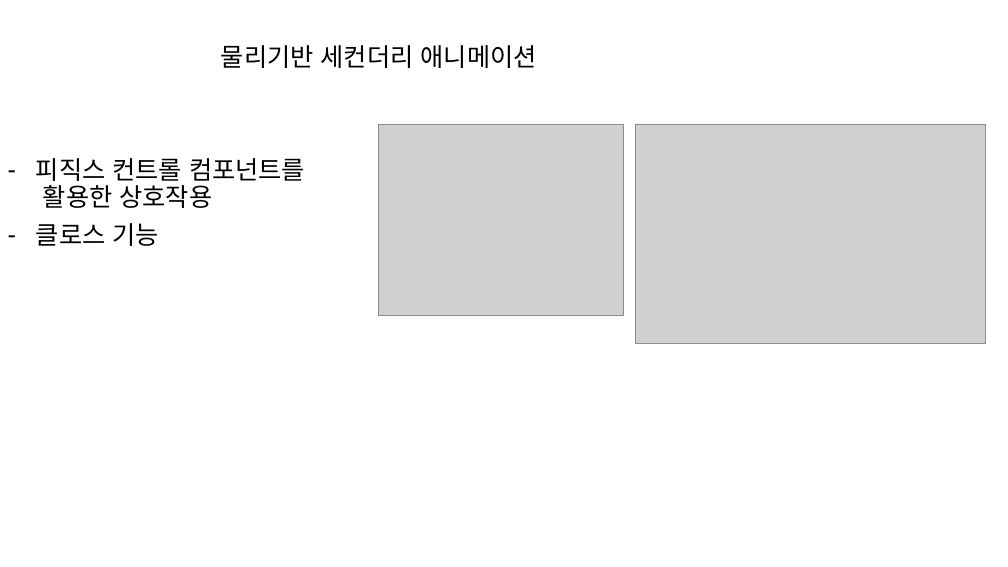
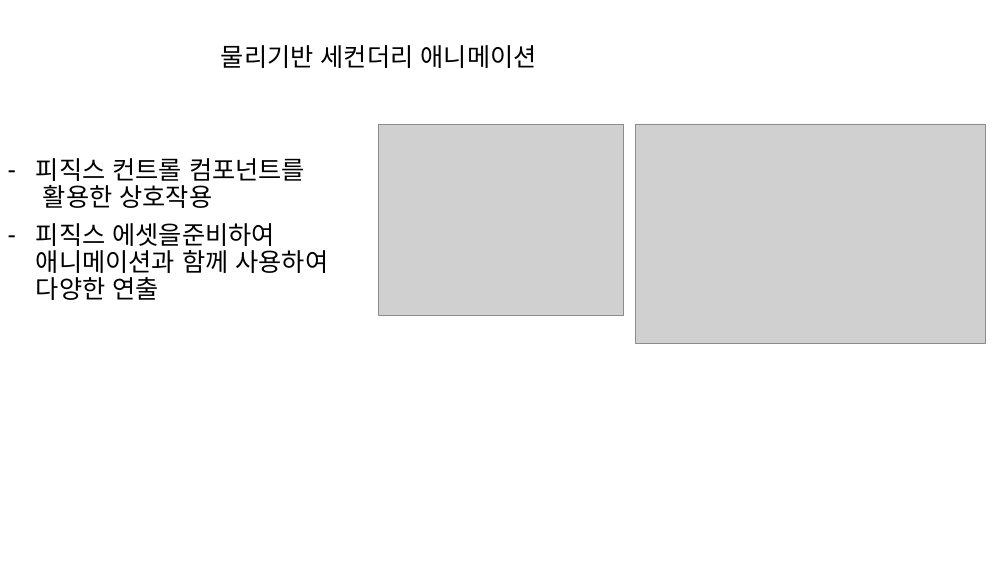
Before and after one commit to Ozy9665/2024CapstoneProject, a slide deck: slide 1 of Document/오지원/중점연구과제/중점연구과제_초.pptx. Drawn at 1008x567 pixels with LibreOffice and Linux fonts; fonts in the diff are those of the drawing; grey boxes stand for pictures. Boxes give left, top, right and bottom in pixels: in the first picture for what was removed or moved away, otherwise in the second. Text is boxed around its words. In the diff, an @@ line names an element or a change of style, - is before the commit and + after.

```diff
--- a/Document/오지원/중점연구과제/중점연구과제_초.pptx
+++ b/Document/오지원/중점연구과제/중점연구과제_초.pptx
@@ subtitle at box(36, 223, 329, 300): text changed @@
-– 클로스 기능
+– 피직스 에셋을준비하여
+  애니메이션과 함께 사용하여
+  다양한 연출
```
Also in this commit, not shown: 2 slides added, 1 slide removed.
